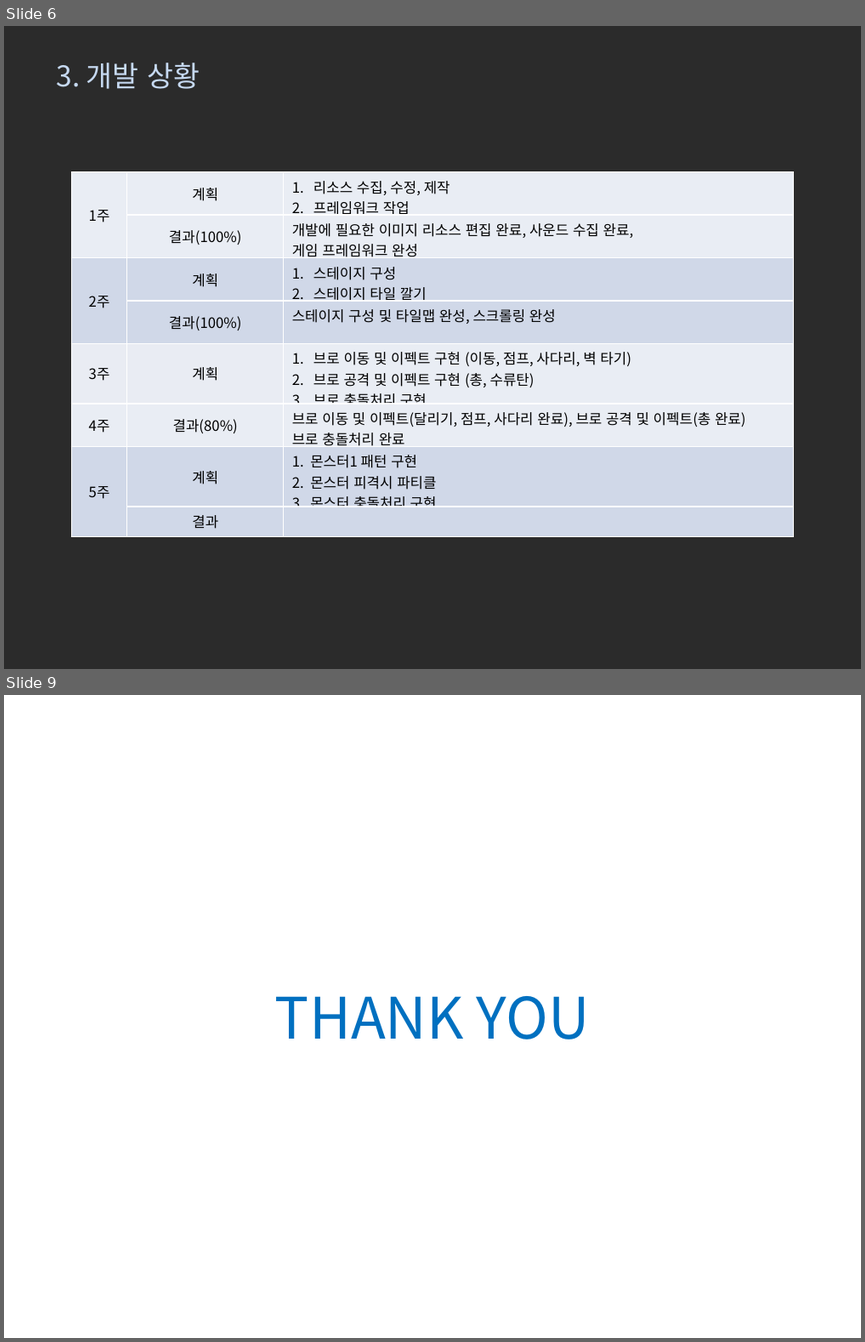
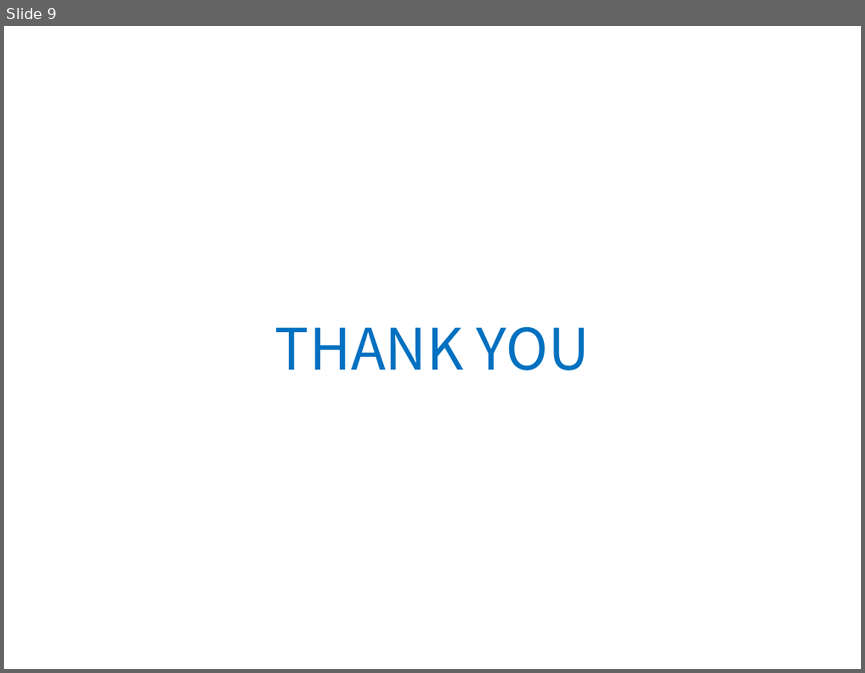
Before and after one commit to baejisoo/2015180018-2DGP, a slide deck: 2015180018_배지수_BROFORCE_최종발표.pptx. Shown one above the other, each under a label of ours: slides 6 and 9 before the commit, slide 9 after it; the slides between them are not shown. The pictures are 865x1342 and 865x673 pixels, drawn with LibreOffice and Linux fonts; fonts in the diff are those of the drawing; background and template pictures are left out; a plain dark background stands for a picture behind light text. Boxes give left, top, right and bottom in pixels: in the first picture for what was removed or moved away, otherwise in the second. Text is boxed around its words. In the diff, an @@ line names an element or a change of style, - is before the commit and + after.

```diff
--- a/2015180018_배지수_BROFORCE_최종발표.pptx
+++ b/2015180018_배지수_BROFORCE_최종발표.pptx
@@ slide 6 removed at [4,26,861,669], background picture (left out) @@
@@ text removed at [56,63,200,89] @@
-3. 개발 상황
@@ table removed at [72,171,793,536], 8 rows, 3 columns @@
-1주 | 계획 | 리소스 수집, 수정, 제작 / 프레임워크 작업
- | 결과(100%) | 개발에 필요한 이미지 리소스 편집 완료, 사운드 수집 완료, / 게임 프레임워크 완성
-2주 | 계획 | 스테이지 구성 / 스테이지 타일 깔기
- | 결과(100%) | 스테이지 구성 및 타일맵 완성, 스크롤링 완성
-3주 | 계획 | 브로 이동 및 이펙트 구현 (이동, 점프, 사다리, 벽 타기) / 브로 공격 및 이펙트 구현 (총, 수류탄) / 브로 충돌처리 구현
-4주 | 결과(80%) | 브로 이동 및 이펙트(달리기, 점프, 사다리 완료), 브로 공격 및 이펙트(총 완료) / 브로 충돌처리 완료
-5주 | 계획 | 1. 몬스터1 패턴 구현 / 2. 몬스터 피격시 파티클 / 3. 몬스터 충돌처리 구현
- | 결과 | 
```
Also in this commit, not shown: 2 slides changed, 3 slides added, 2 other slides removed, 36 other files.
